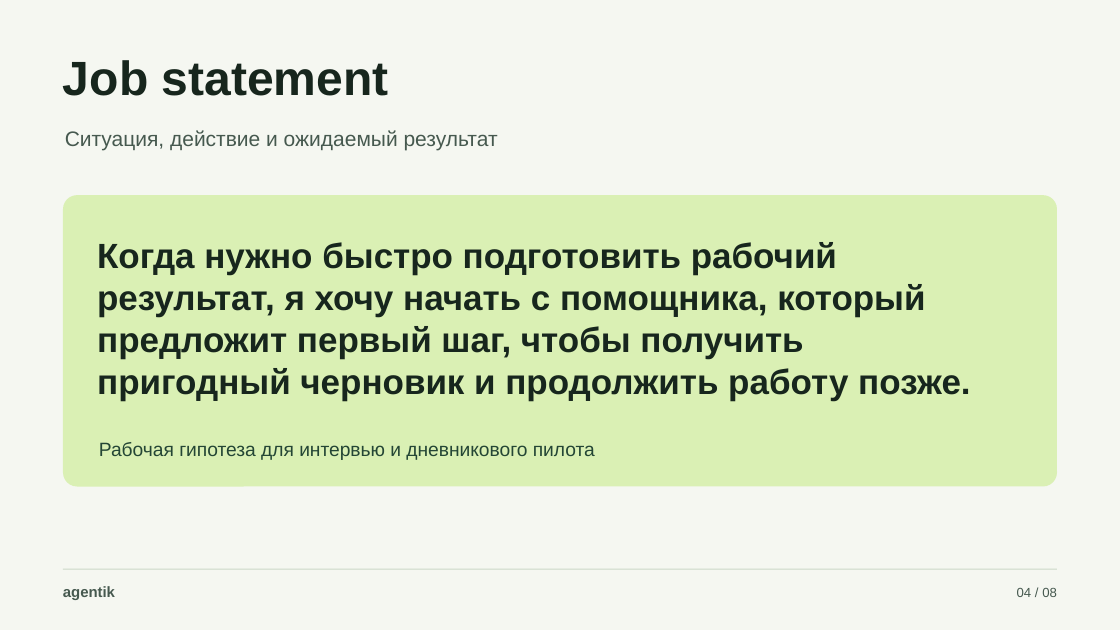
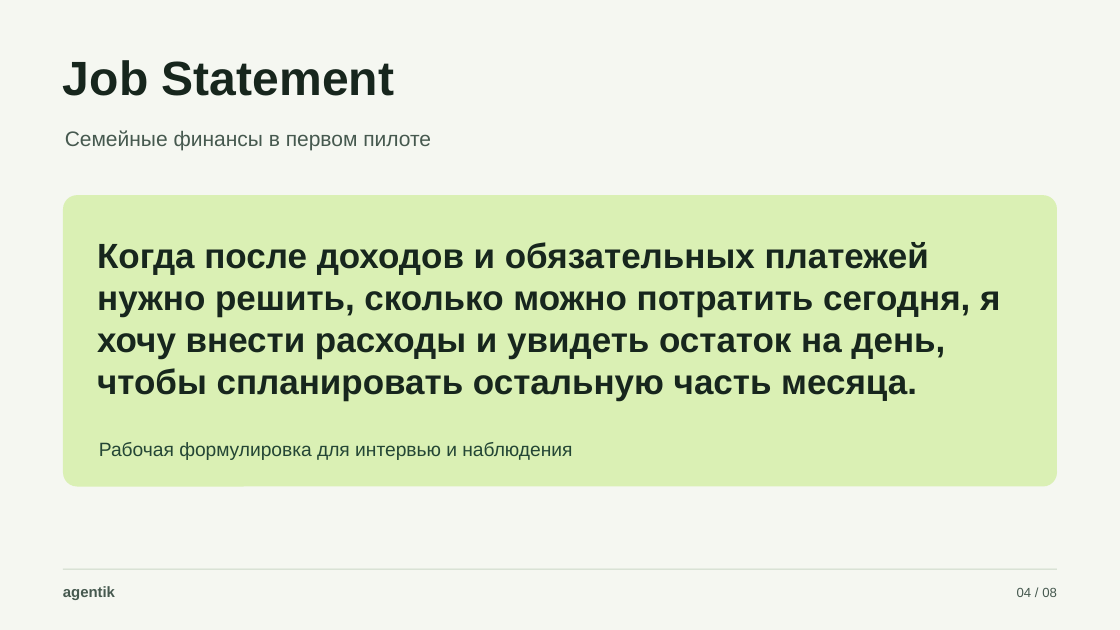
Before and after one commit to SergeyBukharev/agentik, a slide deck: slide 4 of docs/agentik-product-story.pptx. Drawn at 1120x630 pixels with LibreOffice and Linux fonts; fonts in the diff are those of the drawing. Boxes give left, top, right and bottom in pixels: in the first picture for what was removed or moved away, otherwise in the second. Text is boxed around its words. In the diff, an @@ line names an element or a change of style, - is before the commit and + after.

```diff
--- a/docs/agentik-product-story.pptx
+++ b/docs/agentik-product-story.pptx
@@ text at [63, 60, 394, 96]: text changed @@
-Job statement
+Job Statement
@@ text at [65, 130, 431, 151]: text changed @@
-Ситуация, действие и ожидаемый результат
+Семейные финансы в первом пилоте
@@ text at [97, 242, 1000, 401]: text changed @@
-Когда нужно быстро подготовить рабочий результат, я хочу начать с помощника, который предложит первый шаг, чтобы получить пригодный черновик и продолжить работу позже.
+Когда после доходов и обязательных платежей нужно решить, сколько можно потратить сегодня, я хочу внести расходы и увидеть остаток на день, чтобы спланировать остальную часть месяца.
@@ text at [99, 442, 572, 460]: text changed @@
-Рабочая гипотеза для интервью и дневникового пилота
+Рабочая формулировка для интервью и наблюдения
```
Also in this commit, not shown: 6 other slides changed, 1 slide added, 1 slide removed, 50 other files.
